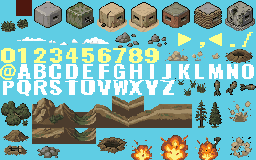
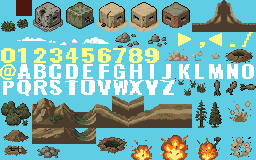
Layers edited between the first and the second 256×160 image:
renamed "pilboxtiles.gif" to "pillboxtiles.gif", painted on it over (33, 0, 256, 32)
